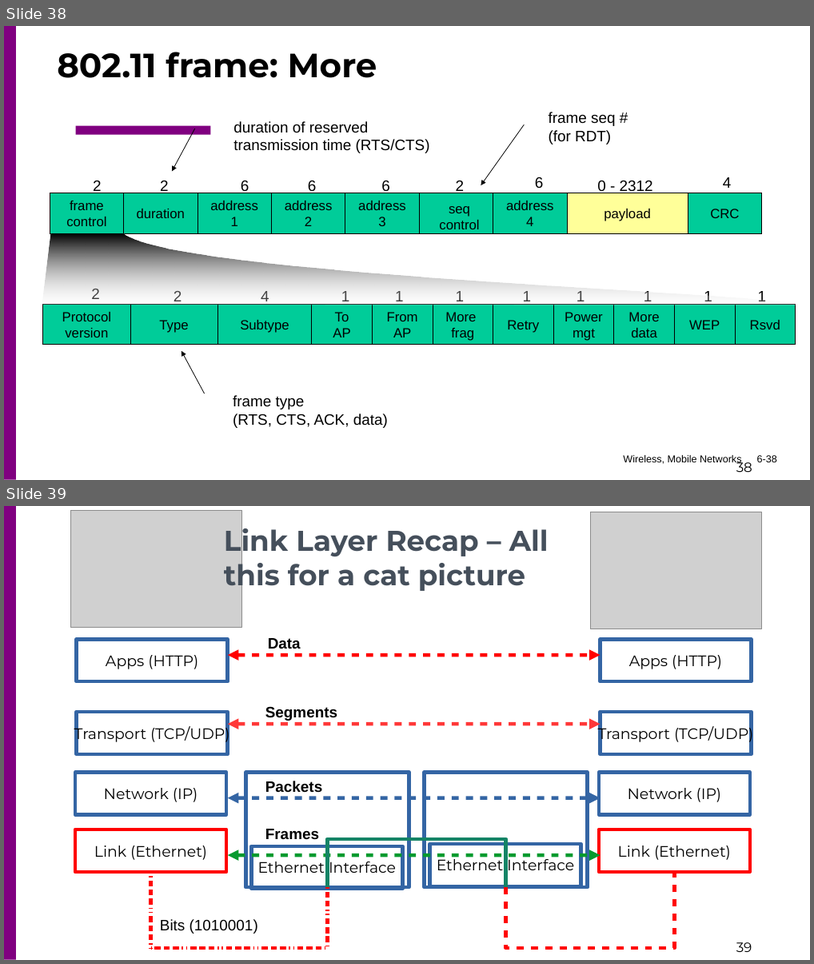
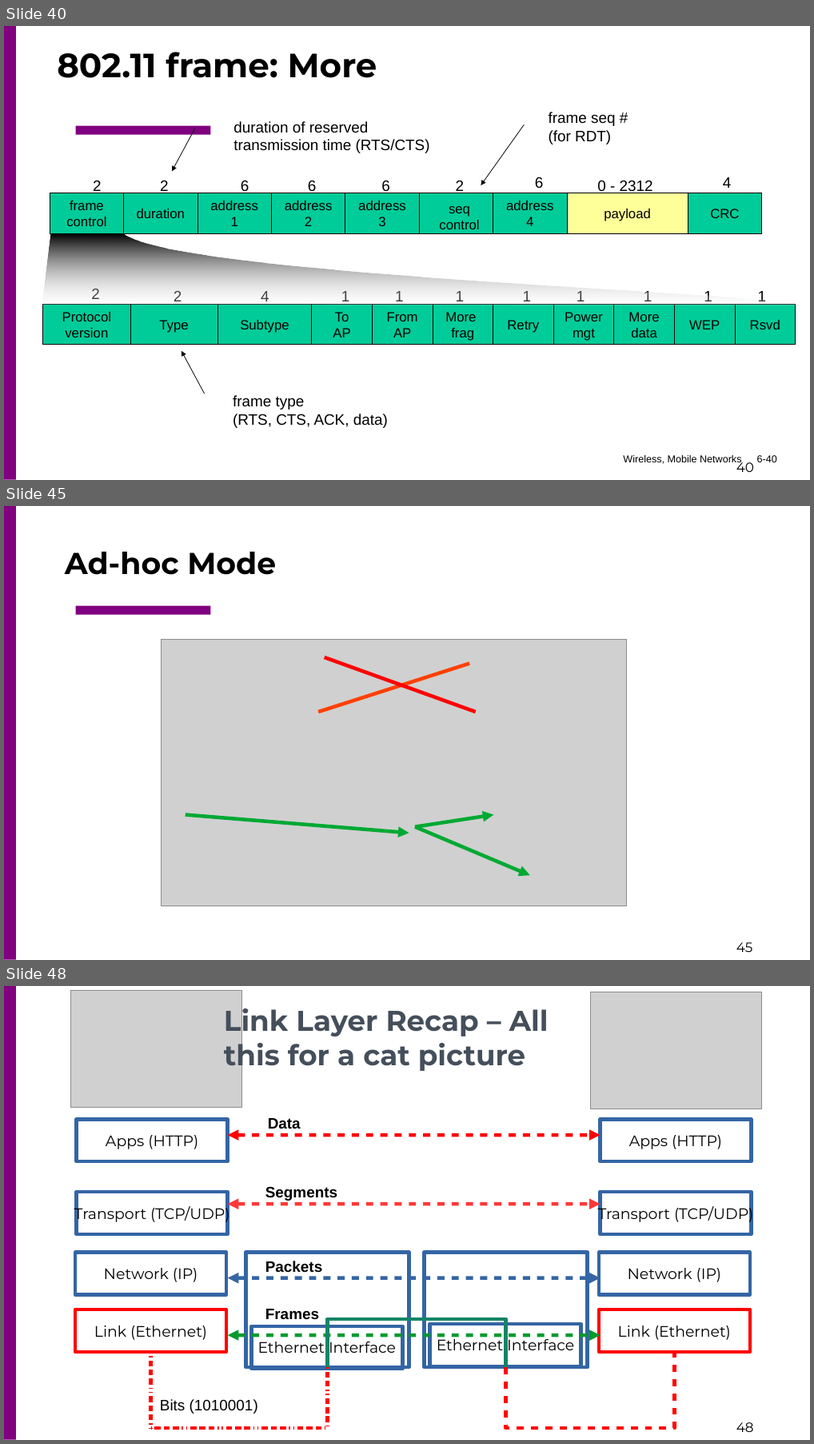
Before and after one commit to csc4200/csc4200.github.io, a slide deck: docs/lectures_source/class_slides-5.odp. Shown one above the other, each under a label of ours: slides 38 and 39 before the commit, slides 40, 45 and 48 after it; the slides between them are not shown. The pictures are 814x964 and 814x1444 pixels, drawn with LibreOffice and Linux fonts; fonts in the diff are those of the drawing; grey boxes stand for pictures. Boxes give left, top, right and bottom in pixels: in the first picture for what was removed or moved away, otherwise in the second. Text is boxed around its words. In the diff, an @@ line names an element or a change of style, - is before the commit and + after.

```diff
--- a/docs/lectures_source/class_slides-5.odp
+++ b/docs/lectures_source/class_slides-5.odp
@@ slide 45 added at (4, 506, 810, 960), background #FFFFFF; not listed: 3 template elements that a slide beside it also shows @@
@@ title added at (65, 552, 276, 575), 36 pt, text #000000, bold @@
+Ad-hoc Mode
@@ picture added at (162, 639, 627, 906) @@
@@ line added from (318, 712) to (470, 664), #FF4000 4.31 pt @@
@@ line added from (325, 657) to (476, 712), #FF0000 4.31 pt @@
@@ arrow added from (186, 815) to (410, 832), #00A933 4.31 pt @@
@@ arrow added from (415, 827) to (494, 815), #00A933 4.31 pt @@
@@ arrow added from (415, 827) to (530, 875), #00A933 4.31 pt @@
@@ what was slide 38 is now slide 40 @@
@@ page number at (758, 455, 778, 462): text changed @@
-6-38
+6-40
@@ page number at (737, 459, 754, 472): text changed @@
-38
+40
@@ what was slide 39 is now slide 48 @@
@@ page number at (737, 1422, 754, 1432): text changed @@
-39
+48
```
Also in this commit, not shown: 2 slides changed, 8 other slides added, 9 other files.
